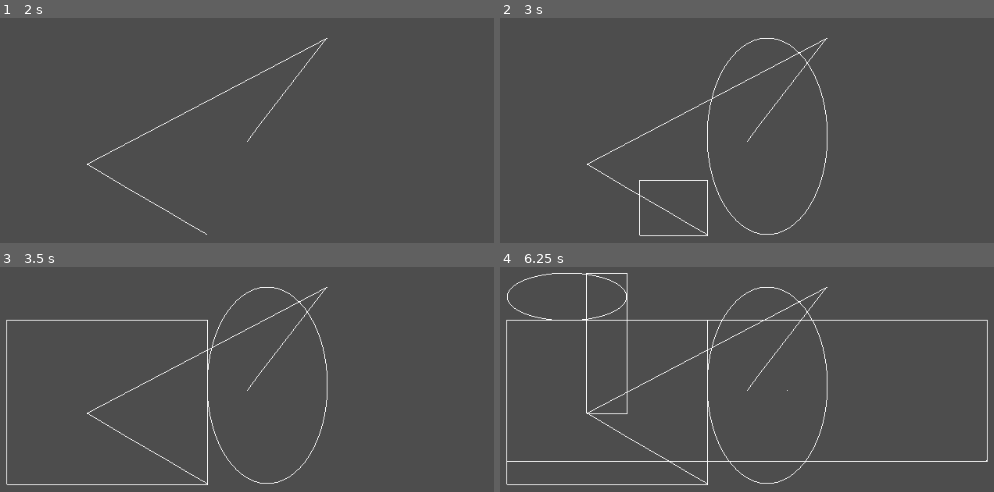
Above: before the commit, frames 1-4 (two rows, left to right).
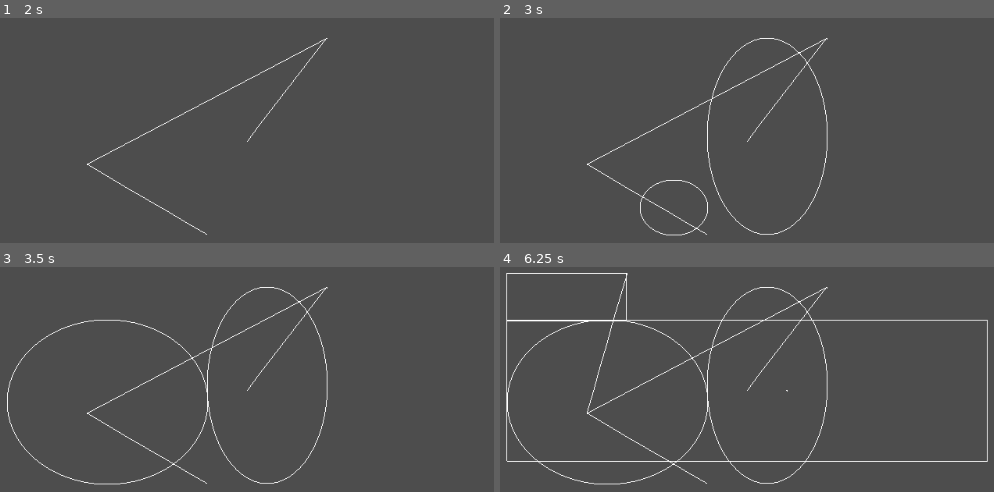
Above: after the commit, the same moments.

Repository: gilzoide/draw-over
Game: Godot game, scene res://main.tscn
The game is run twice, just before and just after one commit, with the same random seed, the same clock (stepped at 60 frames per second) and the same inputs.
Inputs (mouse positions are in pixels of both pictures, inside the frame that each line leads up to):
- Up to frame 1 (2 s): tap Enter at 0.5 s; drag from (247, 141) to (326, 38) at 0.52 s; tap Space at 1.25 s; drag from (88, 164) to (207, 234) at 1.27 s
- Up to frame 2 (3 s): tap Enter at 2 s; move the mouse to (826, 38) at 2.02 s; hold R (format_rectangle) 2.03-2.75 s; click (826, 38) at 2.17 s; tap E (format_ellipse) at 2.3 s; tap Space at 2.75 s; drag from (707, 234) to (504, 69) at 2.77 s
- Up to frame 3 (3.5 s): no input
- Up to frame 4 (6.25 s): tap Enter at 3.5 s; move the mouse to (989, 460) at 3.52 s; hold E (format_ellipse) 3.53-4.25 s; click (989, 460) at 3.67 s; tap R (format_rectangle) at 3.8 s; tap Space at 4.25 s; drag from (504, 318) to (628, 273) at 4.27 s; move the mouse to (786, 390) at 5.02 s; hold R (format_rectangle) 5.03-5.75 s; click (786, 390) at 5.17 s; tap P (format_line_strip) at 5.3 s; drag from (628, 273) to (588, 413) at 5.77 s

Frame 1 is identical in both runs. In frame 2, 0.4% of the frame differs, in the area x 28-67%, y 9-97%; in frame 3, 1.2%; in frame 4, 2.0%, in the area x 1-99%, y 2-97%.

Commit message:
Use is_action_pressed for handling actions, add Undo/Redo single drawings

Diff:
--- a/main.gd
+++ b/main.gd
@@ -1,11 +1,13 @@
 extends Control
 
+const UNDOREDO_ACTION_DRAW_ITEM = "draw_item"
 const DrawItem = preload("res://draw_item.gd")
 
 export(Resource) var settings = preload("res://main_settings.tres")
 
 var _dragging = false
 var _format = DrawItem.Format.LINE_STRIP
+var _undoredo = UndoRedo.new()
 
 
 func _ready() -> void:
@@ -15,21 +17,30 @@
 
 
 func _notification(what: int) -> void:
-	if what == NOTIFICATION_MOUSE_EXIT:
+	if what == NOTIFICATION_PREDELETE:
+		_undoredo.free()
+		_undoredo = null
+	elif what == NOTIFICATION_MOUSE_EXIT:
 		_dragging = false
 
 
 func _gui_input(event: InputEvent) -> void:
-	if event.is_action_released("toggle_background"):
+	if event.is_action_pressed("toggle_background"):
 		settings.presentation_mode = not settings.presentation_mode
-	elif event.is_action_released("clear_drawings"):
+	elif event.is_action_pressed("clear_drawings"):
 		_clear_items()
-	elif event.is_action_released("format_line_strip"):
+	elif event.is_action_pressed("format_line_strip"):
 		_format = DrawItem.Format.LINE_STRIP
-	elif event.is_action_released("format_rectangle"):
+	elif event.is_action_pressed("format_rectangle"):
 		_format = DrawItem.Format.RECTANGLE
-	elif event.is_action_released("format_ellipse"):
+	elif event.is_action_pressed("format_ellipse"):
 		_format = DrawItem.Format.ELLIPSE
+	elif event.is_action_pressed("redo"):
+		# NOTE: is_action_pressed("undo") returns true for Shift+Control+Z,
+		# so "redo" must be handled before "undo"
+		_undoredo.redo()
+	elif event.is_action_pressed("undo"):
+		_undoredo.undo()
 	elif event.is_action("drag_hold") and not event.is_echo():
 		if event.is_pressed():
 			_dragging = true
@@ -51,8 +62,12 @@
 func _start_item(point: Vector2) -> void:
 	var item = DrawItem.new()
 	item.format = _format
-	add_child(item)
 	item.start(point)
+	_undoredo.create_action(UNDOREDO_ACTION_DRAW_ITEM)
+	_undoredo.add_do_method(self, "add_child", item)
+	_undoredo.add_do_reference(item)
+	_undoredo.add_undo_method(self, "remove_child", item)
+	_undoredo.commit_action()
 
 
 func _update_last_item(point: Vector2) -> void:
--- a/project.godot
+++ b/project.godot
@@ -55,6 +55,16 @@
 "events": [ Object(InputEventKey,"resource_local_to_scene":false,"resource_name":"","device":0,"alt":false,"shift":false,"control":false,"meta":false,"command":false,"pressed":false,"scancode":69,"unicode":0,"echo":false,"script":null)
  ]
 }
+undo={
+"deadzone": 0.5,
+"events": [ Object(InputEventKey,"resource_local_to_scene":false,"resource_name":"","device":0,"alt":false,"shift":false,"control":true,"meta":false,"command":true,"pressed":false,"scancode":90,"unicode":0,"echo":false,"script":null)
+ ]
+}
+redo={
+"deadzone": 0.5,
+"events": [ Object(InputEventKey,"resource_local_to_scene":false,"resource_name":"","device":0,"alt":false,"shift":true,"control":true,"meta":false,"command":true,"pressed":false,"scancode":90,"unicode":0,"echo":false,"script":null)
+ ]
+}
 
 [physics]
 
